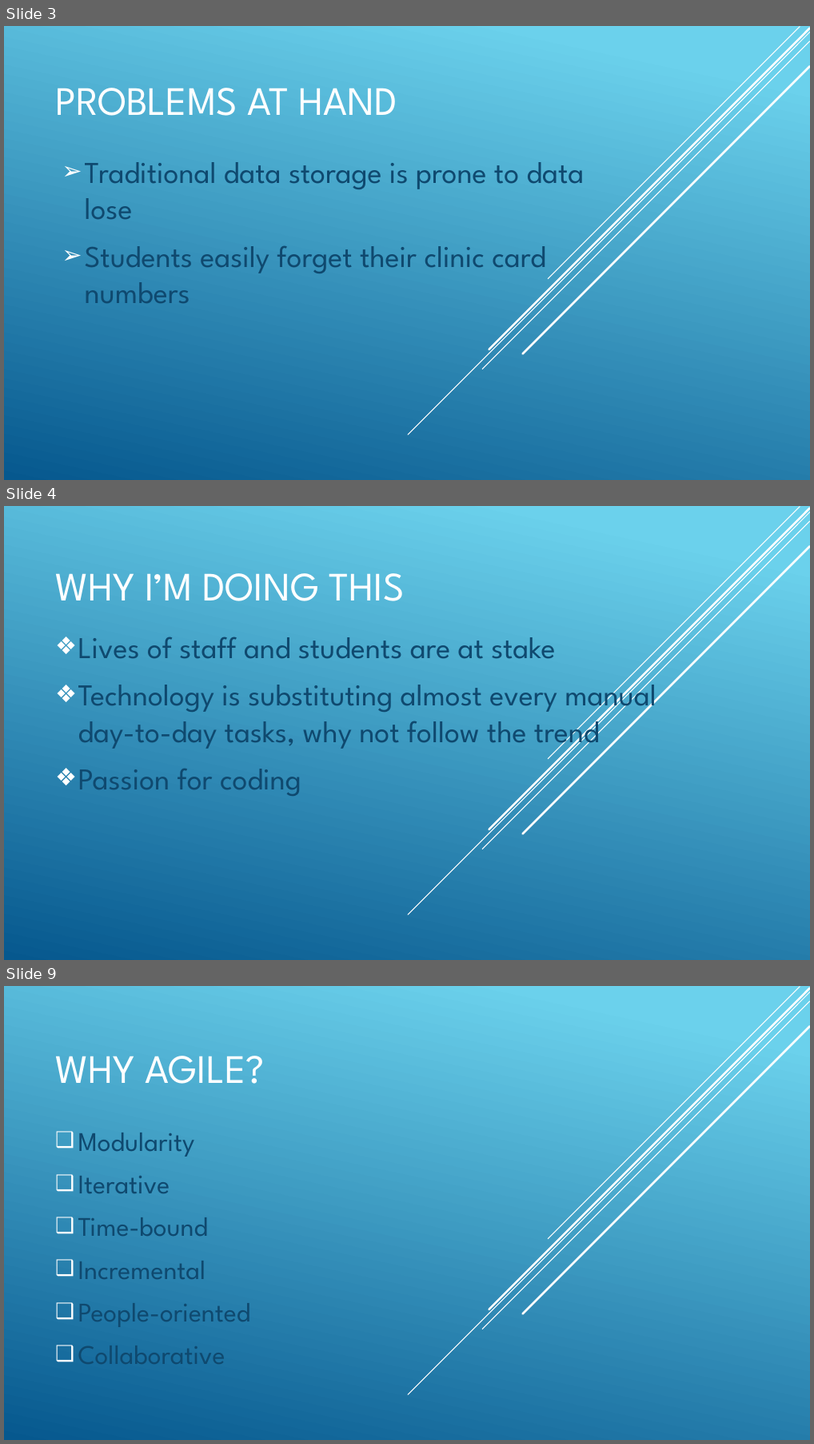
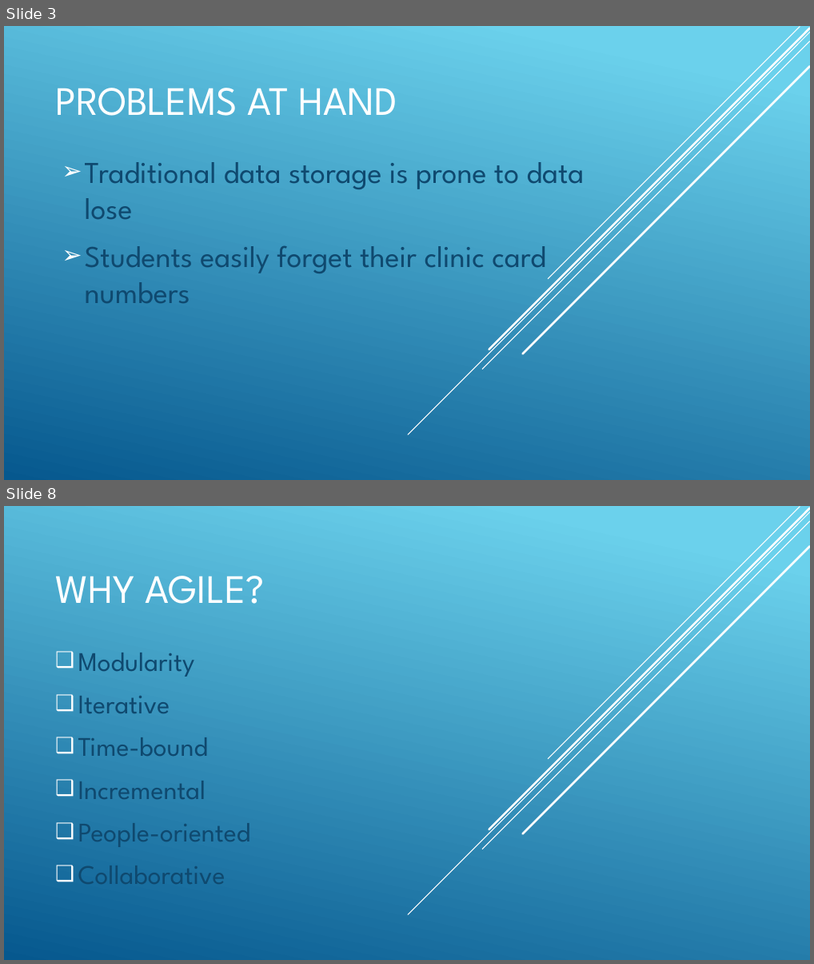
Before and after one commit to microworlds/simple-pro, a slide deck: pro-pre.pptx. Shown one above the other, each under a label of ours: slides 3, 4 and 9 before the commit, slides 3 and 8 after it; the slides between them are not shown. The pictures are 814x1444 and 814x964 pixels, drawn with LibreOffice and Linux fonts; fonts in the diff are those of the drawing. Boxes give left, top, right and bottom in pixels: in the first picture for what was removed or moved away, otherwise in the second. Text is boxed around its words. In the diff, an @@ line names an element or a change of style, - is before the commit and + after.

```diff
--- a/pro-pre.pptx
+++ b/pro-pre.pptx
@@ slide 4 removed at [4,506,810,960], background gradient #6ED2EB to #06588E; not listed: 5 template elements that a slide beside it also shows @@
@@ title removed at [55,573,405,601] @@
-WHY I’M DOING THIS
@@ subtitle removed at [78,637,656,796] @@
-❖ Lives of staff and students are at stake
-❖ Technology is substituting almost every manual day-to-day tasks, why not follow the trend
-❖ Passion for coding
@@ what was slide 9 is now slide 8 @@
```
Also in this commit, not shown: 9 slides changed, 1 slide added, 4 other slides removed, 22 other files.
